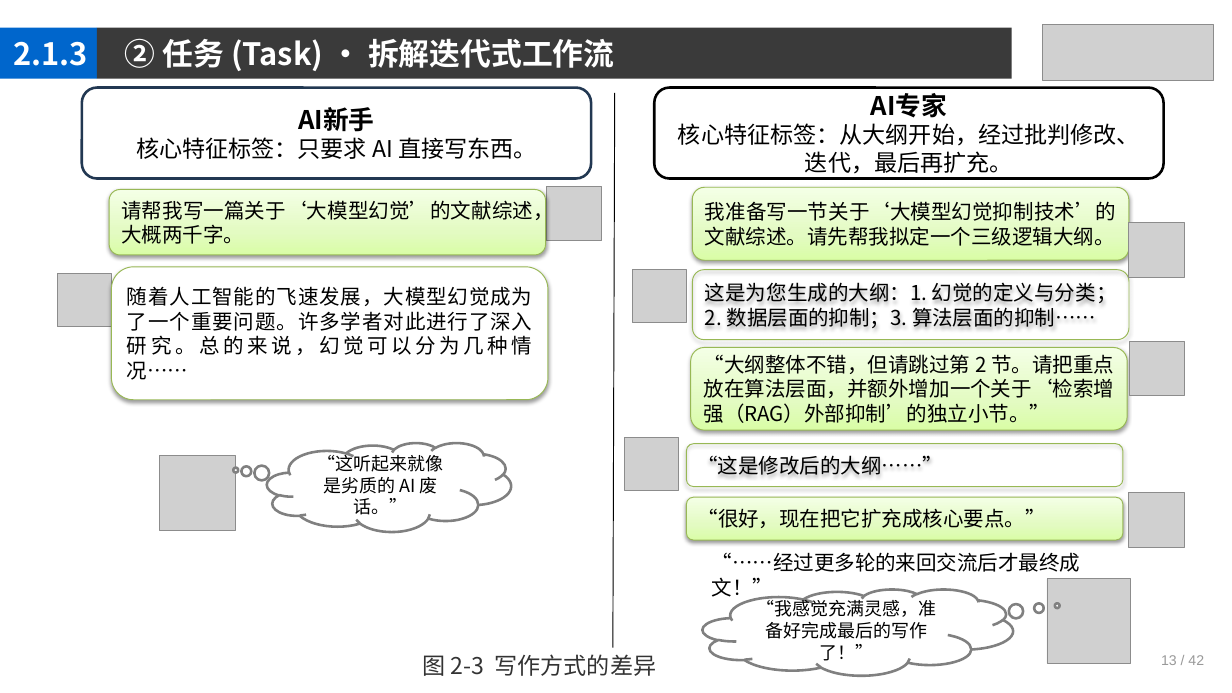
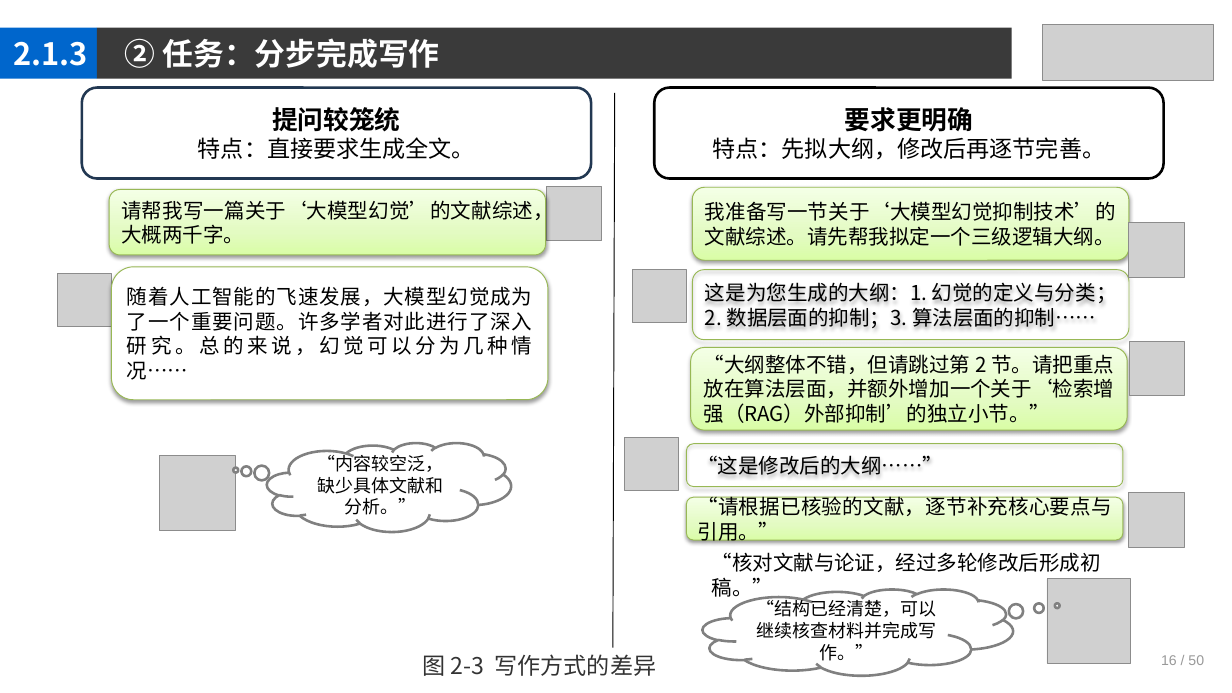
Before and after one commit to jpqiang/AIGC, a slide deck: slide 16 of 课件/第2章.pptx. Drawn at 1232x693 pixels with LibreOffice and Linux fonts; fonts in the diff are those of the drawing; grey boxes stand for pictures. Boxes give left, top, right and bottom in pixels: in the first picture for what was removed or moved away, otherwise in the second. Text is boxed around its words. In the diff, an @@ line names an element or a change of style, - is before the commit and + after.

```diff
--- a/课件/第2章.pptx
+++ b/课件/第2章.pptx
@@ text at bbox=[125, 38, 439, 68]: text changed @@
-② 任务 (Task) · 拆解迭代式工作流
+② 任务：分步完成写作
@@ text in rounded rectangle at bbox=[198, 107, 475, 159]: text changed @@
-AI新手
-核心特征标签：只要求 AI 直接写东西。
+提问较笼统
+特点：直接要求生成全文。
@@ text in rounded rectangle at bbox=[713, 107, 1106, 160]: text changed @@
-AI专家
-核心特征标签：从大纲开始，经过批判修改、迭代，最后再扩充。
+要求更明确
+特点：先拟大纲，修改后再逐节完善。
@@ text in thought cloud at bbox=[317, 452, 443, 515]: text changed @@
-“这听起来就像是劣质的 AI 废话。”
+“内容较空泛，缺少具体文献和分析。”
@@ text in rounded rectangle at bbox=[698, 494, 1112, 544]: text changed @@
-“很好，现在把它扩充成核心要点。”
+“请根据已核验的文献，逐节补充核心要点与引用。”
@@ text at bbox=[712, 552, 1101, 600]: text changed @@
-“……经过更多轮的来回交流后才最终成文！”
+“核对文献与论证，经过多轮修改后形成初稿。”
@@ text in thought cloud at bbox=[757, 597, 937, 661]: text changed @@
-“我感觉充满灵感，准备好完成最后的写作了！”
+“结构已经清楚，可以继续核查材料并完成写作。”
@@ text at bbox=[1161, 655, 1204, 665]: text changed @@
-13 / 42
+16 / 50
```
Also in this commit, not shown: 47 other slides changed.
